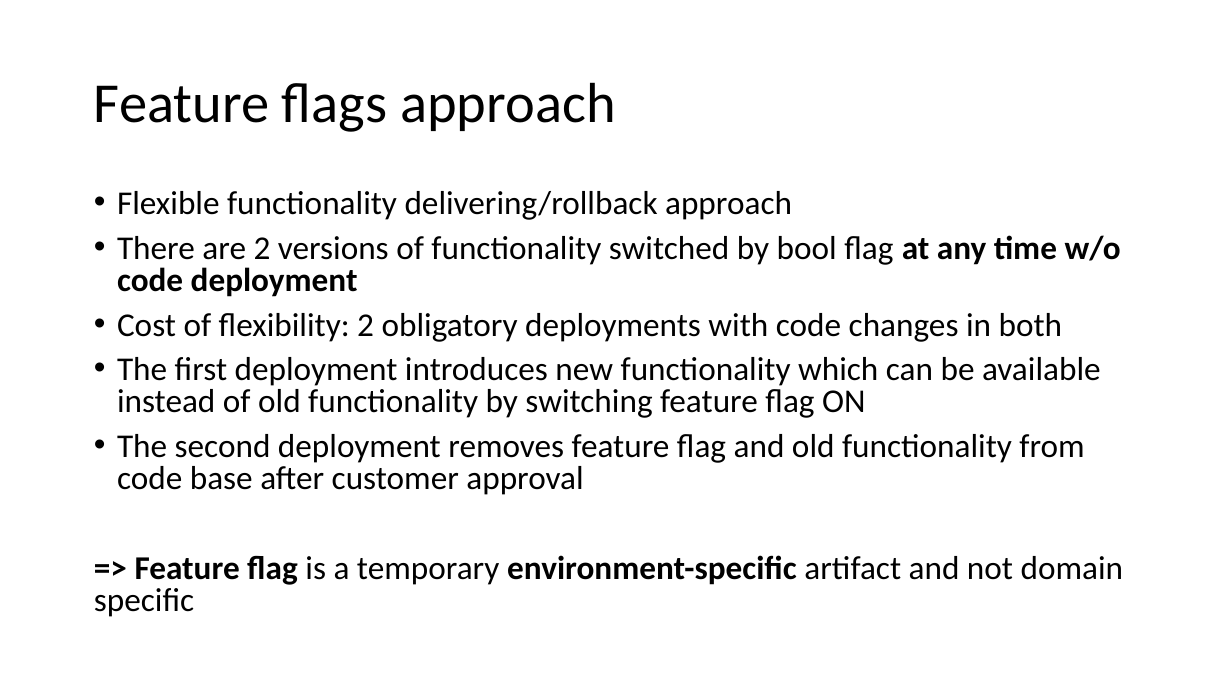
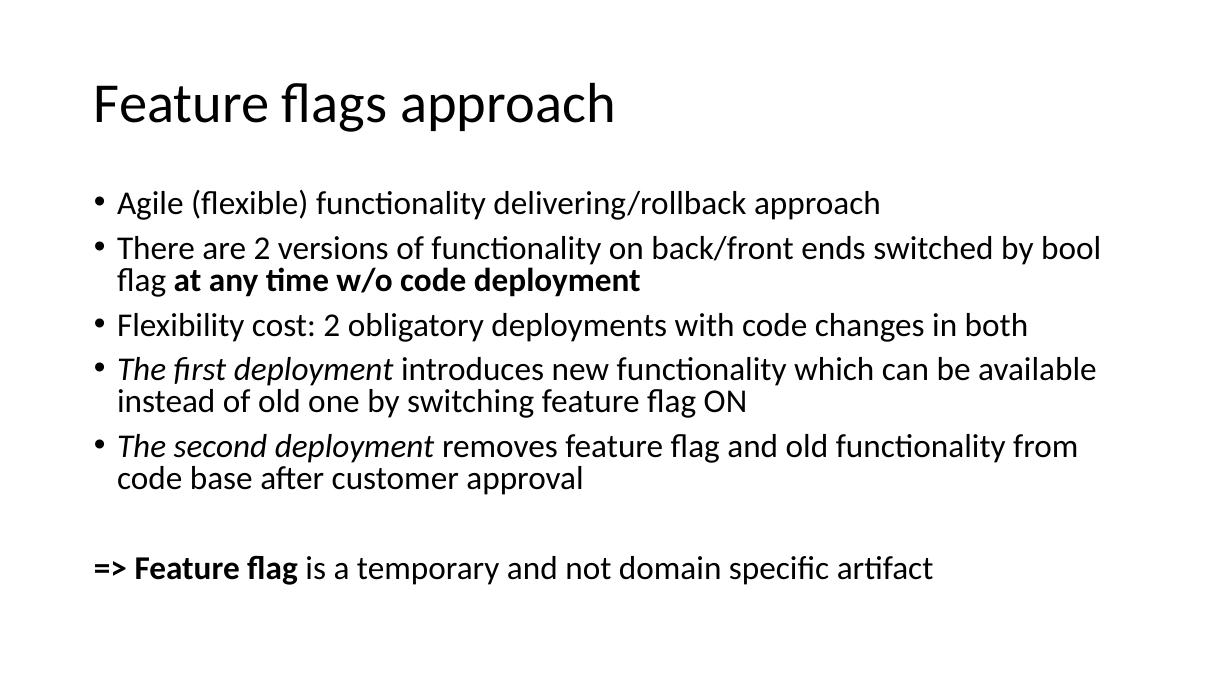
Before and after one commit to magicmanam/slides, a slide deck: slide 2 of Feature Flags.pptx. Drawn at 1232x693 pixels with LibreOffice and Linux fonts; fonts in the diff are those of the drawing. Boxes give left, top, right and bottom in pixels: in the first picture for what was removed or moved away, otherwise in the second. Text is boxed around its words. In the diff, an @@ line names an element or a change of style, - is before the commit and + after.

Commit message:
Small updates

```diff
--- a/Feature Flags.pptx
+++ b/Feature Flags.pptx
@@ text at (117,190,1101,418): text changed @@
-• Flexible functionality delivering/rollback approach
-• There are 2 versions of functionality switched by bool flag at any time w/o code deployment
-• Cost of flexibility: 2 obligatory deployments with code changes in both
-• The first deployment introduces new functionality which can be available instead of old functionality by switching feature flag ON
+• Agile (flexible) functionality delivering/rollback approach
+• There are 2 versions of functionality on back/front ends switched by bool flag at any time w/o code deployment
+• Flexibility cost: 2 obligatory deployments with code changes in both
+• The first deployment introduces new functionality which can be available instead of old one by switching feature flag ON
@@ text at (117,434,1078,495): italic on in "The second deployment" @@
@@ text at (135,555,934,585): text changed @@
-=> Feature flag is a temporary environment-specific artifact and not domain specific
+=> Feature flag is a temporary and not domain specific artifact
```
Also in this commit, not shown: 6 other slides changed, 2 slides added.
